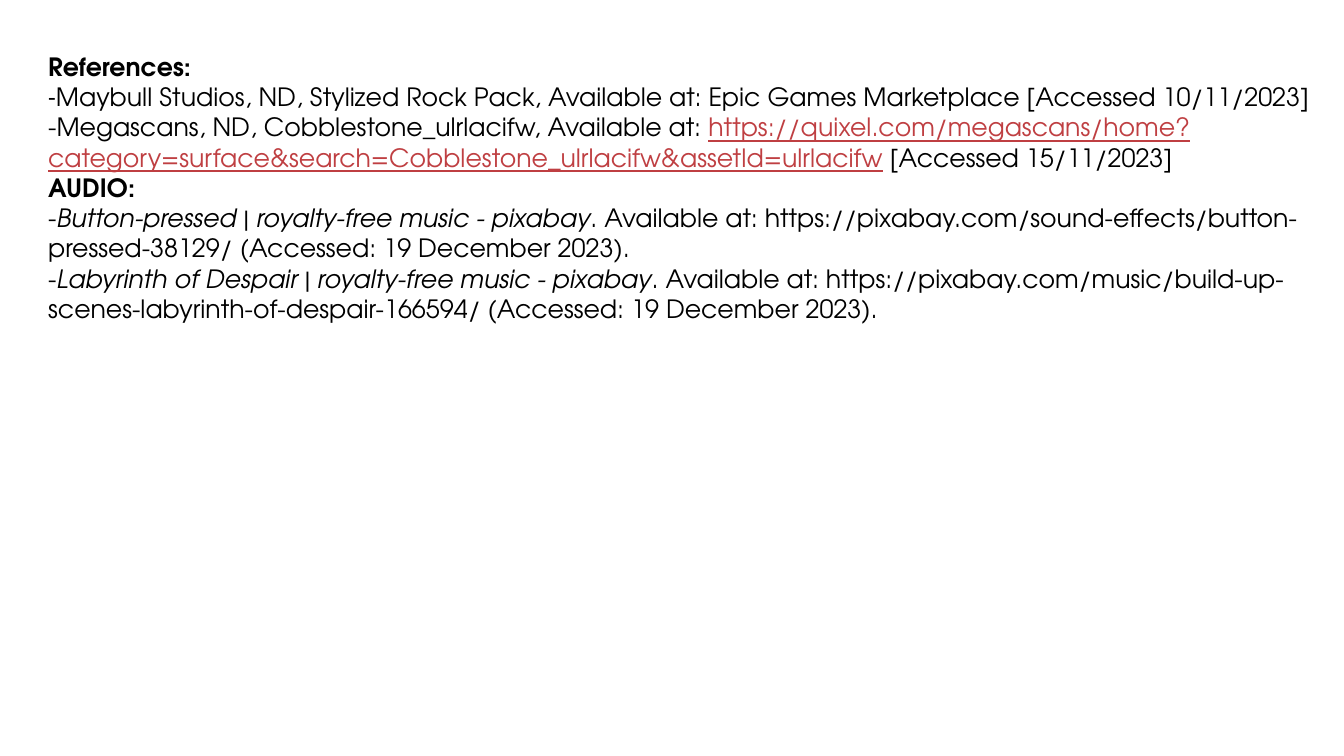
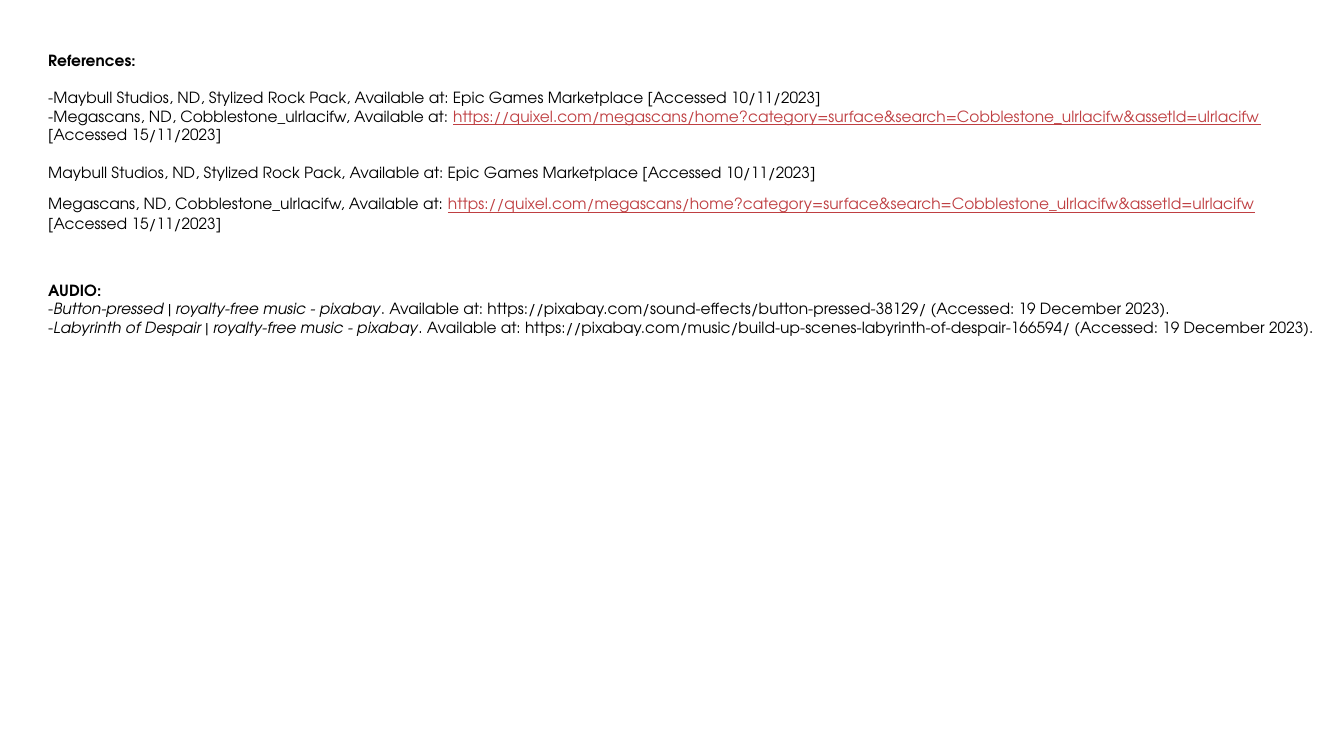
Before and after one commit to Wozniakowska/UE5_Assesment, a slide deck: slide 10 of LavaEscapeSlides.pptx. Drawn at 1344x756 pixels with LibreOffice and Linux fonts; fonts in the diff are those of the drawing. Boxes give left, top, right and bottom in pixels: in the first picture for what was removed or moved away, otherwise in the second. Text is boxed around its words. In the diff, an @@ line names an element or a change of style, - is before the commit and + after.

```diff
--- a/LavaEscapeSlides.pptx
+++ b/LavaEscapeSlides.pptx
@@ text at [48, 54, 1313, 336]: size 18 to 11 pt in "References:", "-Maybull Studios, ND, Stylized Rock Pack, Available ...", "-Megascans, ND, Cobblestone_ulrlacifw, Available at: https:/ ...", "AUDIO:" and 2 more places; font Calibri to TeX Gyre Adventor in "-Maybull" @@
@@ text at [48, 166, 1254, 233]: paragraphs added @@
+Maybull Studios, ND, Stylized Rock Pack, Available at: Epic Games Marketplace [Accessed 10/11/2023]
+Megascans, ND, Cobblestone_ulrlacifw, Available at: https://quixel.com/megascans/home?category=surface&search=Cobblestone_ulrlacifw&assetId=ulrlacifw [Accessed 15/11/2023]
```
